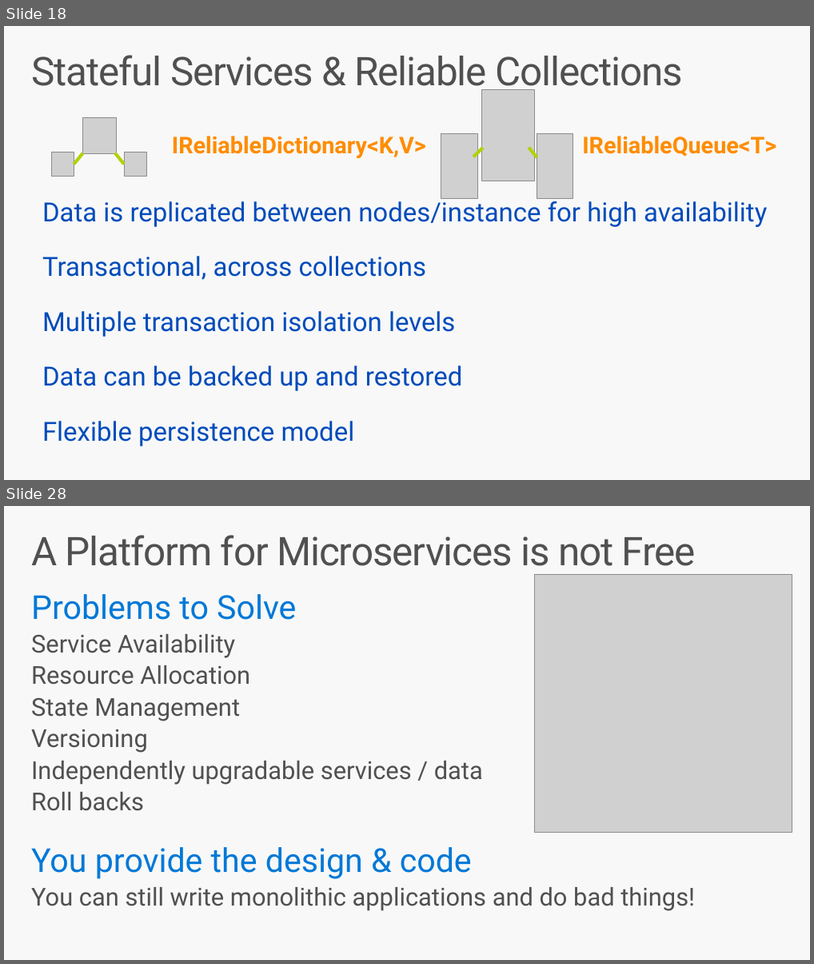
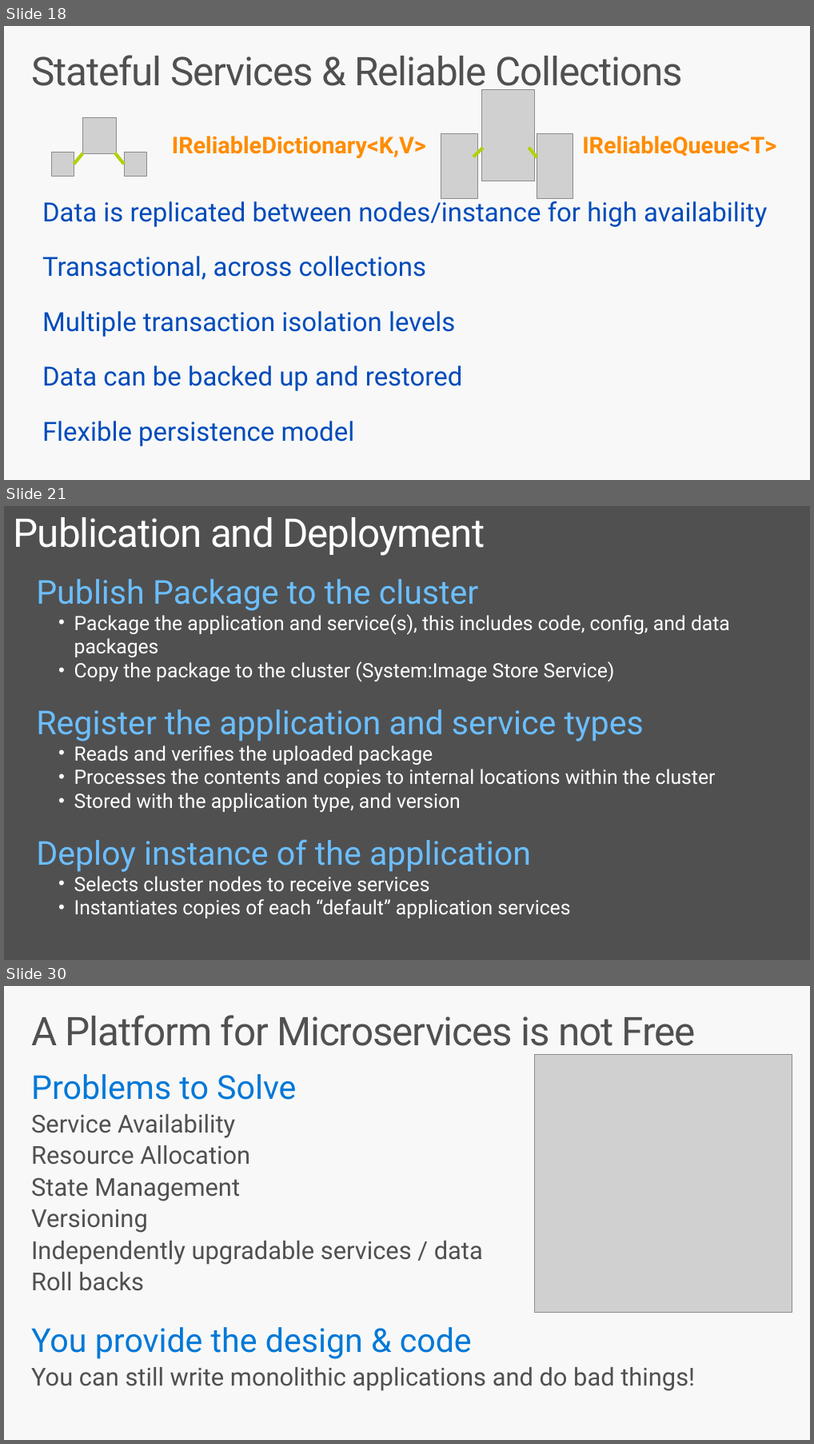
Before and after one commit to brentstineman/PersonalStuff, a slide deck: Presentations/Service Fabric/ServiceFabric Introduction.pptx. Shown one above the other, each under a label of ours: slides 18 and 28 before the commit, slides 18, 21 and 30 after it; the slides between them are not shown. The pictures are 814x964 and 814x1444 pixels, drawn with LibreOffice and Linux fonts; fonts in the diff are those of the drawing; grey boxes stand for pictures. Boxes give left, top, right and bottom in pixels: in the first picture for what was removed or moved away, otherwise in the second. Text is boxed around its words. In the diff, an @@ line names an element or a change of style, - is before the commit and + after.

Commit message:
content completed on SvcFab intro presnetation

```diff
--- a/Presentations/Service Fabric/ServiceFabric Introduction.pptx
+++ b/Presentations/Service Fabric/ServiceFabric Introduction.pptx
@@ slide 21 added at [4, 506, 810, 960], background #505050 @@
@@ title added at [14, 517, 485, 556], 48 pt, text #FFFFFF @@
+Publication and Deployment
@@ text added at [36, 579, 730, 918], 24 pt, text #FFFFFF @@
+Publish Package to the cluster
+  • Package the application and service(s), this includes code, config, and data packages
+  • Copy the package to the cluster (System:Image Store Service)
+Register the application and service types
+  • Reads and verifies the uploaded package
+  • Processes the contents and copies to internal locations within the cluster
+  • Stored with the application type, and version
+Deploy instance of the application
+  • Selects cluster nodes to receive services
+  • Instantiates copies of each “default” application services
@@ what was slide 28 is now slide 30 @@
```
Also in this commit, not shown: 10 slides changed, 6 other slides added, 3 slides removed.
